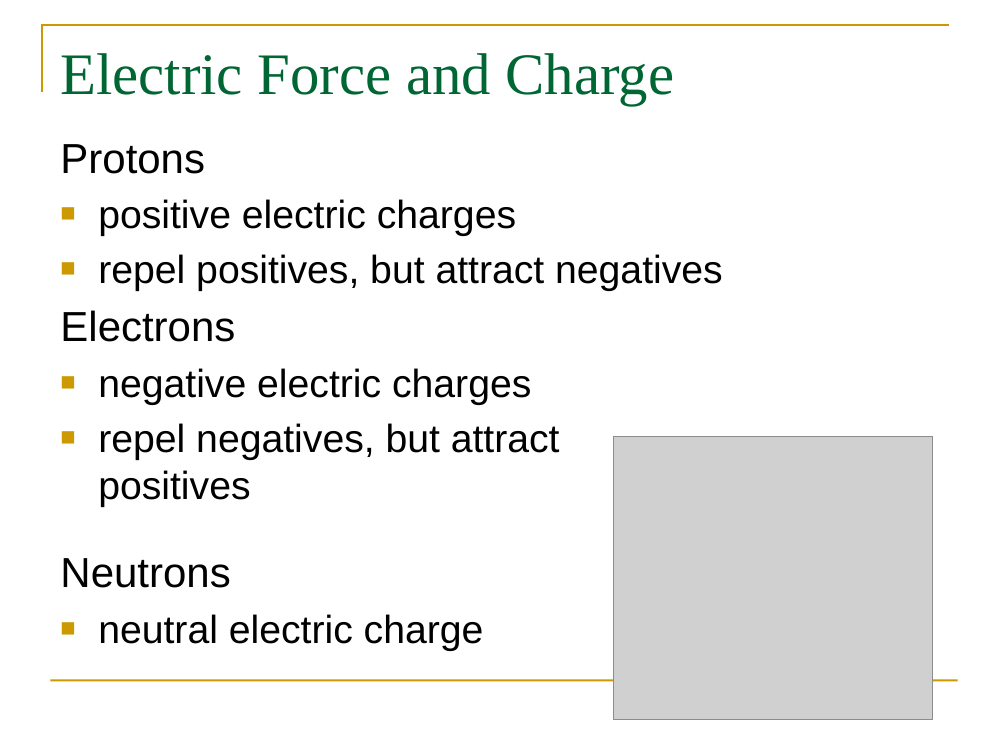
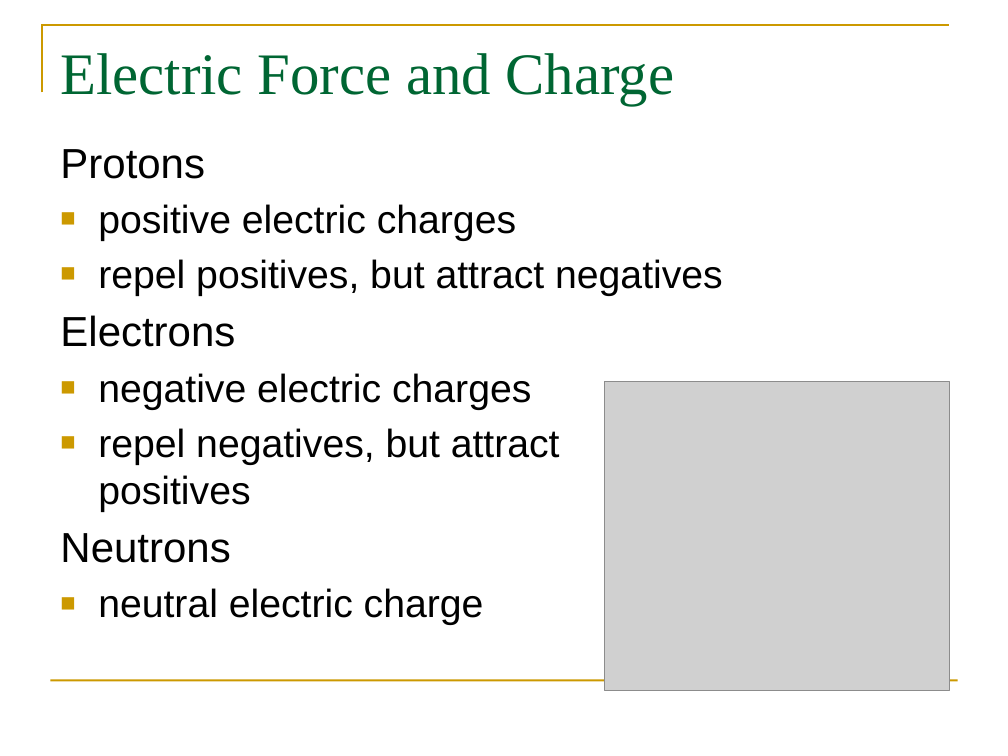
Before and after one commit to pcomitz/physics, a slide deck: slide 6 of mod4_wk6/phy_wk6_mod4_part1.pptx. Drawn at 1008x756 pixels with LibreOffice and Linux fonts; fonts in the diff are those of the drawing; grey boxes stand for pictures. Boxes give left, top, right and bottom in pixels: in the first picture for what was removed or moved away, otherwise in the second. Text is boxed around its words. In the diff, an @@ line names an element or a change of style, - is before the commit and + after.

```diff
--- a/mod4_wk6/phy_wk6_mod4_part1.pptx
+++ b/mod4_wk6/phy_wk6_mod4_part1.pptx
@@ text "Protons" rewrapped from [60,144,723,644] to [60,149,723,625] @@
@@ picture: place and size @@
-picture at [613,436,932,720]
+picture at [605,381,950,690]
```
Also in this commit, not shown: 10 other slides changed, 6 slides added, 3 slides removed.
